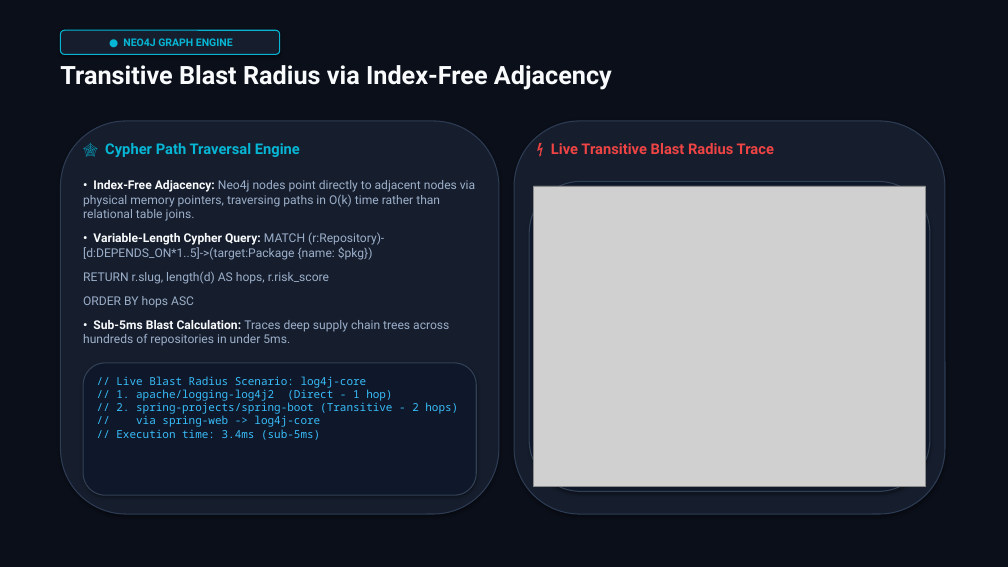
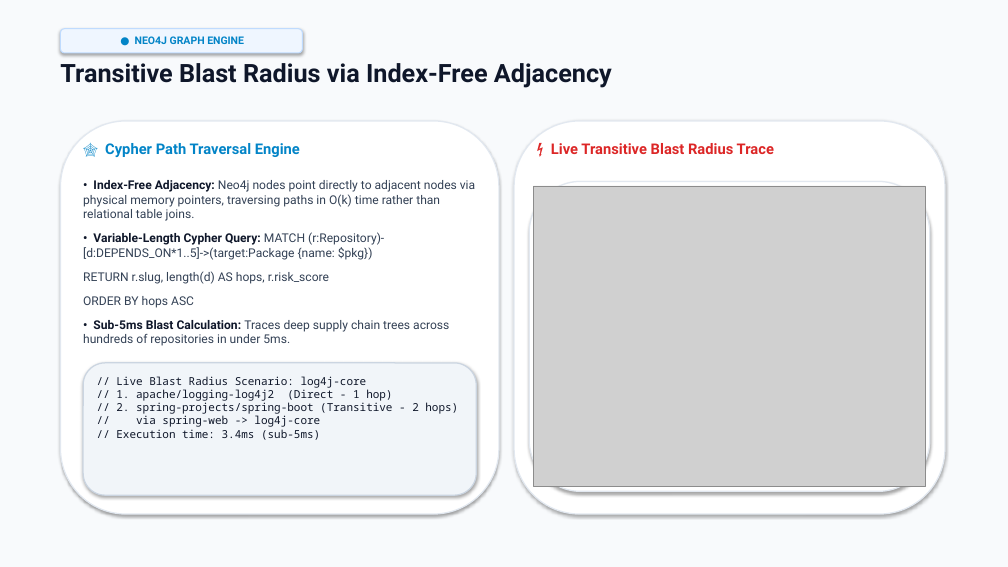
Before and after one commit to Sid-V5/ChainReaction, a slide deck: slide 9 of ChainReaction_Architecture_Presentation.pptx. Drawn at 1008x567 pixels with LibreOffice and Linux fonts; fonts in the diff are those of the drawing; grey boxes stand for pictures. Boxes give left, top, right and bottom in pixels: in the first picture for what was removed or moved away, otherwise in the second. Text is boxed around its words. In the diff, an @@ line names an element or a change of style, - is before the commit and + after.

Commit message:
style: overhaul presentation deck to clean executive light theme

```diff
--- a/ChainReaction_Architecture_Presentation.pptx
+++ b/ChainReaction_Architecture_Presentation.pptx
@@ rectangle at [0, 0, 1008, 567]: fill #0B0F19 to #F8FAFC @@
@@ rounded rectangle "● NEO4J GRAPH ENGINE": place and size @@
-rounded rectangle "● NEO4J GRAPH ENGINE" at [60, 30, 280, 54]
+rounded rectangle "● NEO4J GRAPH ENGINE" at [60, 29, 302, 53]
@@ rounded rectangle "● NEO4J GRAPH ENGINE" at [60, 29, 302, 53]: text colour #06B6D4 to #0284C7; fill #161E2E to #EFF6FF; outline #06B6D4 1 pt to #BFDBFE 1 pt @@
@@ text "Transitive Blast Radius via Index-Free ..." at [60, 63, 612, 88]: text colour #F8FAFC to #0F172A @@
@@ rounded rectangle at [60, 121, 499, 514]: fill #161E2E to #FFFFFF; outline #2D3C54 1 pt to #E2E8F0 1.2 pt @@
@@ text "🕸 Cypher Path Traversal Engine" at [105, 143, 300, 157]: text colour #06B6D4 to #0284C7 @@
@@ rounded rectangle at [514, 121, 945, 514]: fill #161E2E to #FFFFFF; outline #2D3C54 1 pt to #E2E8F0 1.2 pt @@
@@ text "⚡ Live Transitive Blast Radius ..." at [551, 143, 774, 154]: text colour #EF4444 to #DC2626 @@
@@ text "• Index-Free Adjacency: Neo4j nodes ..." at [83, 180, 475, 346]: text colour #F8FAFC to #0F172A in "• Index-Free Adjacency:", "• Variable-Length Cypher Query:", "• Sub-5ms Blast Calculation:"; text colour #9CAFC9 to #334155 in "Neo4j nodes point directly to adjacent nodes ...", "MATCH (r:Repository)-[d:DEPENDS_ON*1..5]->(target:Package {n ...", "Traces deep supply chain trees across hundreds ..." @@
@@ rounded rectangle at [529, 181, 930, 492]: fill #0F172A to #FFFFFF; outline #334155 1 pt to #E2E8F0 1.2 pt @@
@@ rounded rectangle at [83, 363, 476, 495]: fill #0F172A to #F1F5F9; outline #334155 1 pt to #CBD5E1 1.2 pt @@
@@ text "// Live Blast Radius Scenario: ..." at [116, 376, 458, 440]: text colour #38BDF8 to #0F172A @@
```
Also in this commit, not shown: 11 other slides changed, 1 other file.
